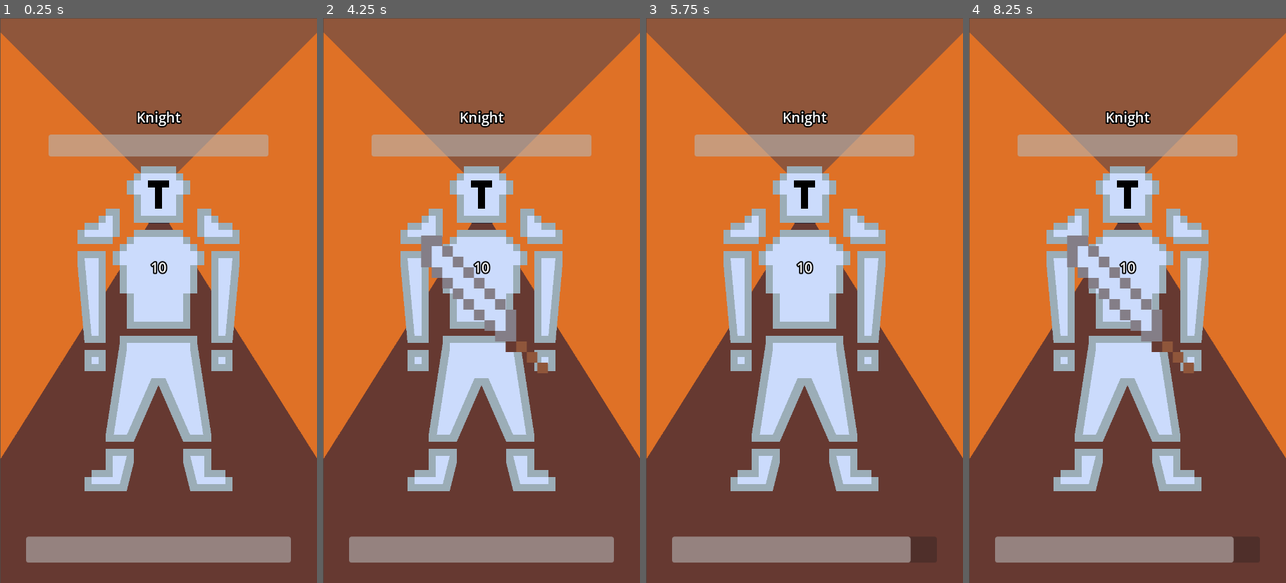
Above: before the commit, frames 1-4 (left to right).
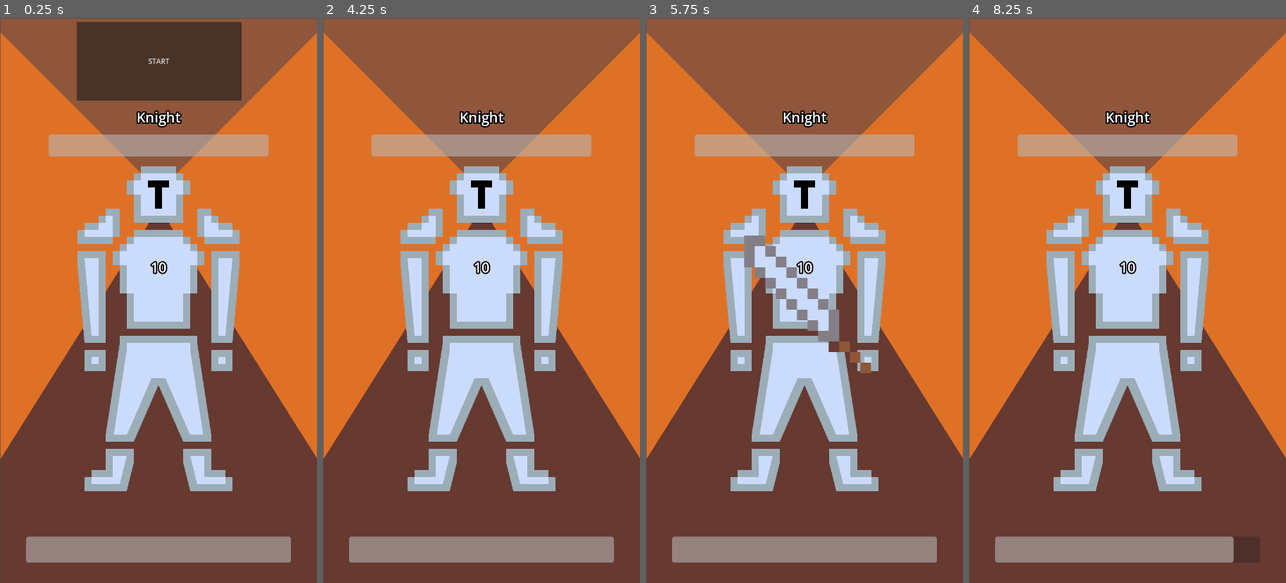
Above: after the commit, the same moments.

Repository: 3mhurley/swipe-of-fate
Game: Godot game, scene res://Scenes/main.tscn
Same seed, same stepped clock (60 frames per second), same inputs: the game is played once before the commit and once after it.
Inputs (mouse positions are in pixels of both pictures, inside the frame that each line leads up to):
- Up to frame 1 (0.25 s): no input
- Up to frame 2 (4.25 s): click (481, 63) at 0.5 s, where only the run after the commit has a clickable "START"; tap Enter at 1.25, 2.75 s; move the mouse to (551, 272) at 1.27 s; hold Right (block_right) 1.28-2.03 s; click (551, 272) at 1.35 s; tap Space at 2, 3.5 s; move the mouse to (418, 328) at 2.02 s; click (418, 328) at 2.1 s; move the mouse to (513, 176) at 2.77 s; hold Right (block_right) from 2.78 s (still down); click (513, 176) at 2.85 s; move the mouse to (465, 413) at 3.52 s; click (465, 413) at 3.6 s
- Up to frame 3 (5.75 s): move the mouse to (899, 385) at 4.27 s; release Right (block_right) at 4.28 s; click (899, 385) at 4.35 s; tap Enter at 5 s; move the mouse to (709, 215) at 5.02 s; click (709, 215) at 5.1 s
- Up to frame 4 (8.25 s): move the mouse to (1143, 300) at 5.77 s; click (1143, 300) at 5.85 s; tap Space at 6.5 s; move the mouse to (1079, 159) at 6.52 s; hold Right (block_right) from 6.53 s (still down); click (1079, 159) at 6.6 s; move the mouse to (1197, 272) at 7.27 s; click (1197, 272) at 7.35 s; move the mouse to (1064, 328) at 8.02 s; click (1064, 328) at 8.1 s

The runs differ from the first frame. In frame 1, 7.2% of the frame differs, in the area x 24-77%, y 0-15%; in frame 2, 1.8%; in frame 3, 2.2%; in frame 4, 1.8%.

Commit message:
Add start timer button

Diff:
--- a/Scenes/main.tscn
+++ b/Scenes/main.tscn
@@ -37,6 +37,13 @@
 hframes = 5
 frame = 2
 key_name = "block_left"
+
+[node name="StartButton" type="Button" parent="GameScreen/CanvasLayer"]
+offset_left = 174.0
+offset_top = 9.0
+offset_right = 549.0
+offset_bottom = 187.0
+text = "START"
 
 [node name="Player" type="Node2D" parent="GameScreen"]
 script = ExtResource("1_uelvu")
@@ -90,5 +97,6 @@
 [node name="Damage" parent="GameScreen" instance=ExtResource("7_c8r7d")]
 visible = true
 
+[connection signal="pressed" from="GameScreen/CanvasLayer/StartButton" to="GameScreen/Combat" method="_on_button_pressed"]
 [connection signal="pressed" from="GameScreen/Player/CanvasLayer/DamagePlayerButton" to="GameScreen/Player" method="_on_damage_player_button_pressed"]
 [connection signal="pressed" from="GameScreen/Opponent/CanvasLayer/DamageEnemyButton" to="GameScreen/Opponent/Enemy" method="_on_damage_enemy_button_pressed"]
--- a/Scripts/combat.gd
+++ b/Scripts/combat.gd
@@ -30,7 +30,6 @@
 # Called when the node enters the scene tree for the first time.
 func _ready() -> void:
 	get_node("CombatTimer").wait_time = 4
-	get_node("CombatTimer").start()
 	create_damage()
 
 
@@ -61,3 +60,8 @@
 		damage_sprite.visible = false
 		parriable = false
 		damage_player()
+
+
+func _on_button_pressed() -> void:
+	get_node("CombatTimer").start()
+	get_parent().get_node("CanvasLayer/StartButton").visible = false
